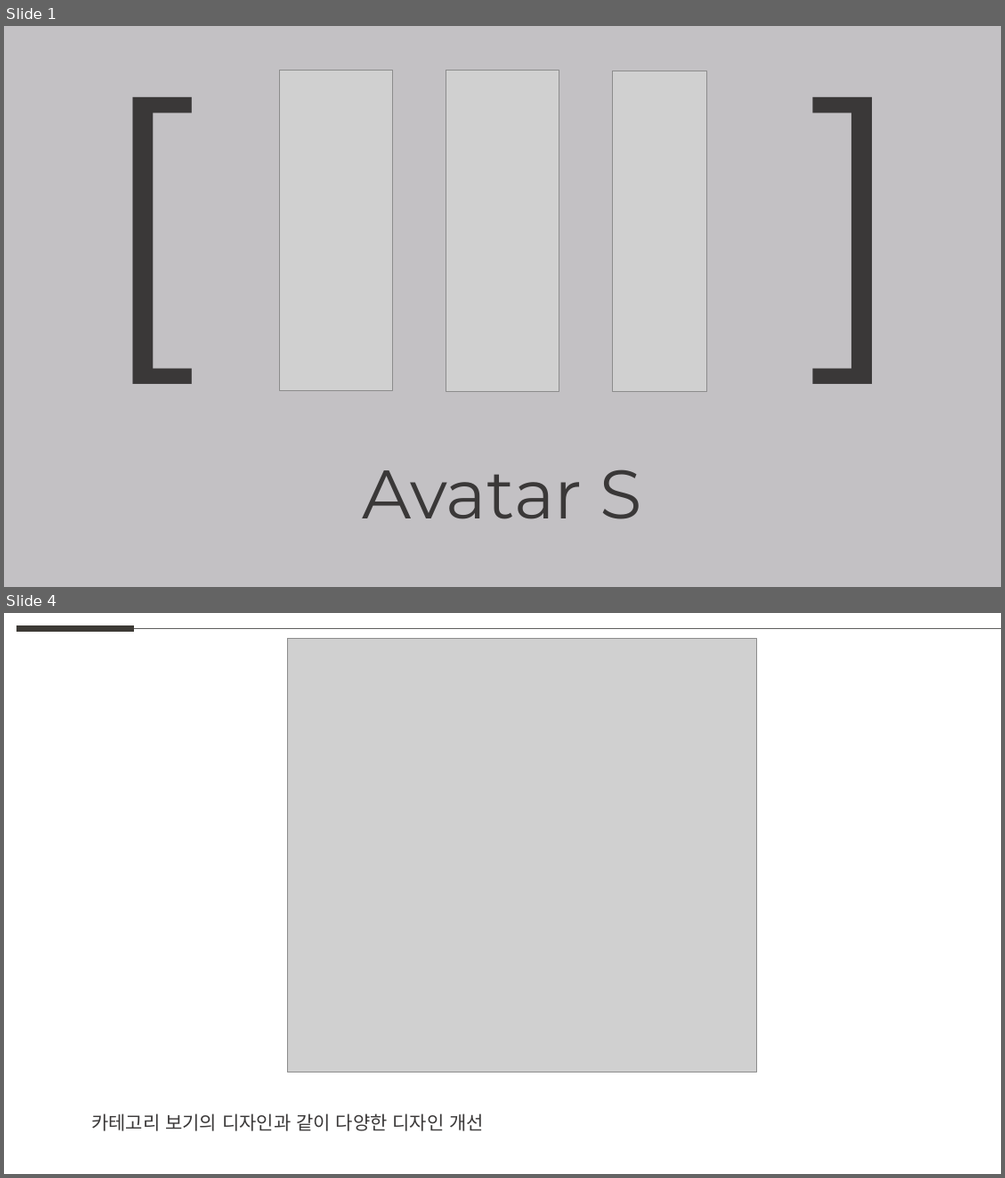
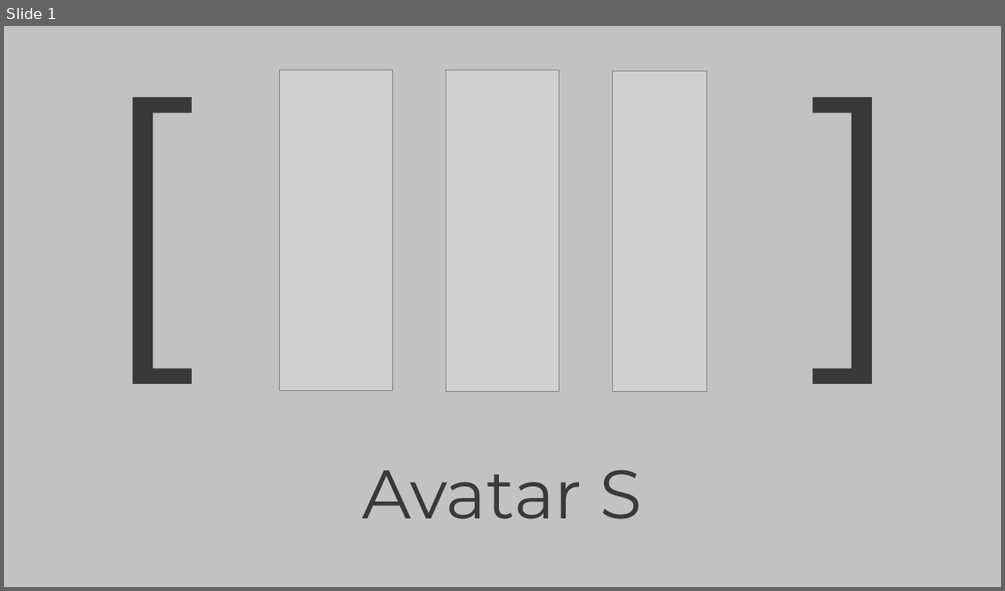
Before and after one commit to weaknessHero/Project_AvatarS, a slide deck: 발표자료/업데이트/LJHPPT.pptx. Shown one above the other, each under a label of ours: slides 1 and 4 before the commit, slide 1 after it; the slides between them are not shown. The pictures are 1005x1178 and 1005x591 pixels, drawn with LibreOffice and Linux fonts; fonts in the diff are those of the drawing; grey boxes stand for pictures. Boxes give left, top, right and bottom in pixels: in the first picture for what was removed or moved away, otherwise in the second. Text is boxed around its words. In the diff, an @@ line names an element or a change of style, - is before the commit and + after.

```diff
--- a/발표자료/업데이트/LJHPPT.pptx
+++ b/발표자료/업데이트/LJHPPT.pptx
@@ slide 4 removed at box(4, 613, 1001, 1174), background #FFFFFF @@
@@ line removed from (16, 629) to (134, 629) @@
@@ line removed from (134, 629) to (1001, 629) @@
@@ picture removed at box(287, 639, 757, 1072) @@
@@ text removed at box(91, 1113, 484, 1131) @@
-카테고리 보기의 디자인과 같이 다양한 디자인 개선
```
Also in this commit, not shown: 3 slides added, 2 other slides removed.
